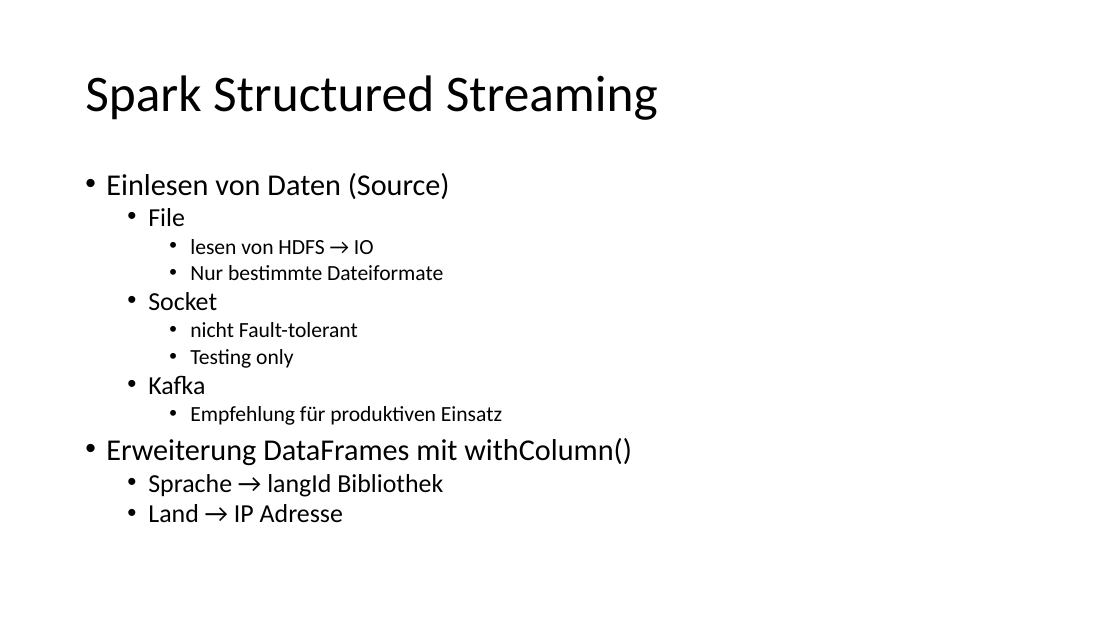
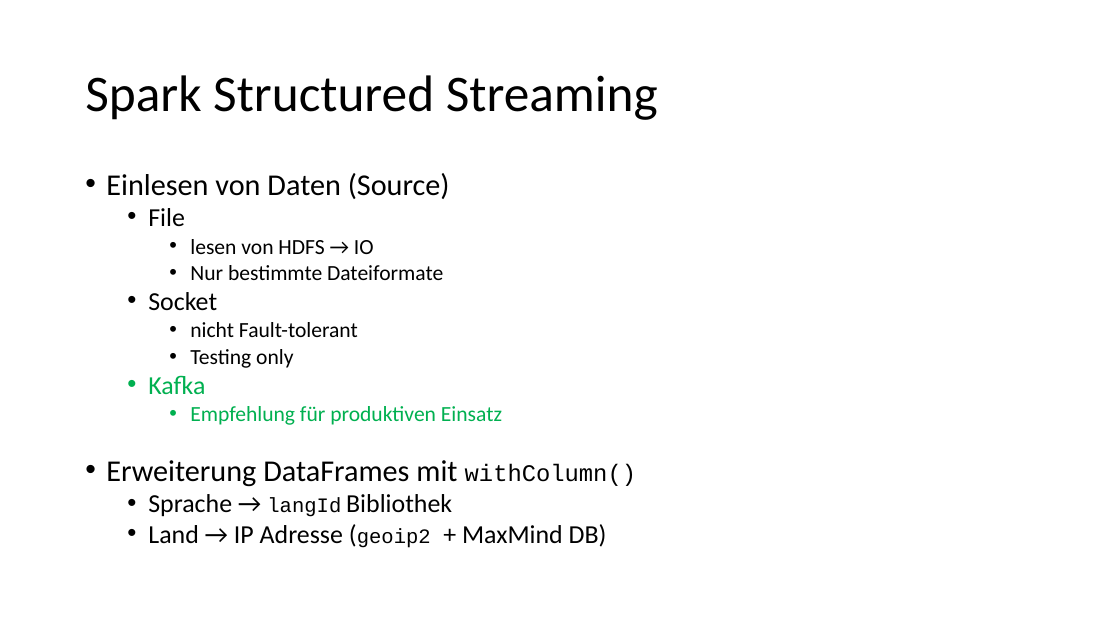
Before and after one commit to canclini/worldfeed, a slide deck: slide 6 of documentation/Spark_Worldfeed.pptx. Drawn at 1120x630 pixels with LibreOffice and Linux fonts; fonts in the diff are those of the drawing. Boxes give left, top, right and bottom in pixels: in the first picture for what was removed or moved away, otherwise in the second. Text is boxed around its words. In the diff, an @@ line names an element or a change of style, - is before the commit and + after.

```diff
--- a/documentation/Spark_Worldfeed.pptx
+++ b/documentation/Spark_Worldfeed.pptx
@@ text at box(106, 375, 636, 517): text colour #000000 to #00B050 in "Kafka", "Empfehlung für produktiven Einsatz"; size 25.9 to 20.4 pt in "withColumn()"; font Calibri to Courier New in "withColumn()", "langId"; size 22.2 to 17.6 pt in "langId" @@
@@ text at box(148, 524, 607, 548): text changed @@
-  • Land → IP Adresse
+  • Land → IP Adresse (geoip2 + MaxMind DB)
```
Also in this commit, not shown: 5 other slides changed, 1 slide removed, 1 other file.
